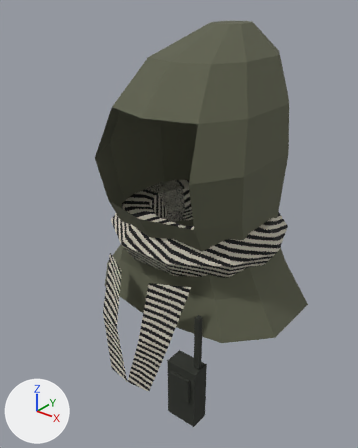
The glTF model assets/models/operators/recon-pack.glb as it was, and as the next commit left it.
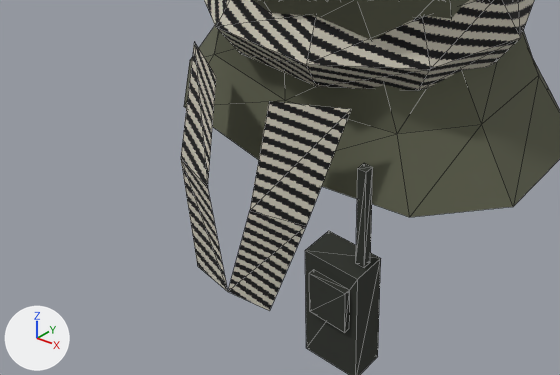
There are two pictures of each version: one whole from a camera (50 mm lens) standing at (0.483, -0.672, 1.926) and looking at (-0.045, -0.011, 1.516), one close up on the part from 3% to 84% of the width and 52% to 95% of the height. The axes (+X, +Y, +Z) are drawn at lower left. The lights are the same throughout. The older version's two pictures come first. The close-ups show mesh edges as thin lines. Where no turn or scale is listed for an object, it has been applied to the vertices.

The older version as bpy lines, for what is in view:
```python
me_sk_recon_hood = bpy.data.meshes.new('SK_Recon_Hood')
me_sk_recon_hood.from_pydata(...)  # 79 vertices, 140 faces; spans x -0.197..0.197, y -0.168..0.154, z 1.4..1.868
me_sk_recon_hood.materials.append(mat_m_hood)  # dark yellow #5d5f4c
me_sk_recon_radio = bpy.data.meshes.new('SK_Recon_Radio')
me_sk_recon_radio.from_pydata(...)  # a box spanning x 0.099..0.151, y -0.22..-0.19, z 1.302..1.407; a box spanning x 0.107..0.143, y -0.225..-0.219, z 1.352..1.392; a box spanning x 0.141..0.149, y -0.209..-0.201, z 1.41..1.5
me_sk_recon_radio.materials.append(mat_m_radio)  # black #2b2e27
me_sk_recon_scarf = bpy.data.meshes.new('SK_Recon_Scarf')
me_sk_recon_scarf.from_pydata(...)  # 71 vertices, 128 faces; spans x -0.165..0.165, y -0.212..0.135, z 1.3..1.567
me_sk_recon_scarf.materials.append(mat_m_scarf)  # picture img_t_houndstooth
ob_sk_recon_hood = bpy.data.objects.new('SK_Recon_Hood', me_sk_recon_hood)
ob_sk_recon_hood.location = (0.0, 0.0, 0.0)
ob_sk_recon_radio = bpy.data.objects.new('SK_Recon_Radio', me_sk_recon_radio)
ob_sk_recon_radio.location = (0.0, 0.0, 0.0)
ob_sk_recon_scarf = bpy.data.objects.new('SK_Recon_Scarf', me_sk_recon_scarf)
ob_sk_recon_scarf.location = (0.0, 0.0, 0.0)
```
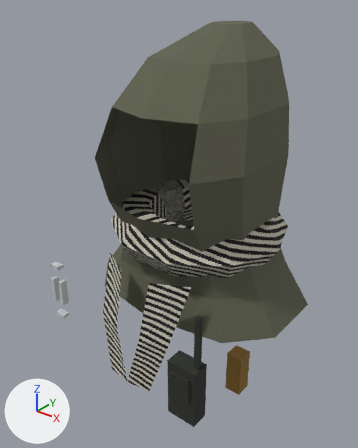
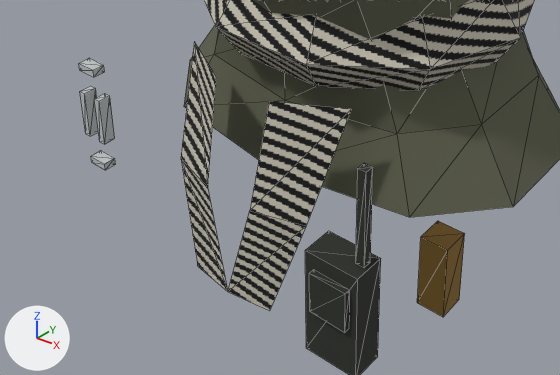
The change, as a list of edits to the scene's bpy script:
```text
Add mat_m_carabiner:
    mat_m_carabiner = principled_material('M_Carabiner')
    mat_m_carabiner.base_color = (0.539, 0.578, 0.591)  # light grey #c2c8ca
    mat_m_carabiner.roughness = 0.92
Add mat_m_canister:
    mat_m_canister = principled_material('M_Canister')
    mat_m_canister.base_color = (0.254, 0.144, 0.0273)  # brown #8a6a2e
    mat_m_canister.roughness = 0.92
Add me_sk_recon_carabiner:
    me_sk_recon_carabiner.from_pydata(...)  # a box spanning x -0.1535..-0.1465, y -0.234..-0.222, z 1.417..1.463; a box spanning x -0.1335..-0.1265, y -0.234..-0.222, z 1.417..1.463; a box spanning x -0.15..-0.13, y -0.234..-0.222, z 1.4865..1.4935; a box spanning x -0.15..-0.13, y -0.234..-0.222, z 1.3865..1.3935
    me_sk_recon_carabiner.materials.append(mat_m_carabiner)  # light grey #c2c8ca
Add me_sk_recon_canister:
    me_sk_recon_canister.from_pydata(...)  # a box spanning x -0.02..0.02, y 0.145..0.185, z 1.005..1.115; a box spanning x -0.01..0.01, y 0.155..0.175, z 1.175..1.195; a box spanning x -0.017..0.017, y 0.158..0.172, z 1.209..1.221
    me_sk_recon_canister.materials.append(mat_m_canister)  # brown #8a6a2e
Add ob_sk_recon_carabiner:
    ob_sk_recon_carabiner = bpy.data.objects.new('SK_Recon_Carabiner', me_sk_recon_carabiner)
    ob_sk_recon_carabiner.location = (0.0, 0.0, 0.0)
Add ob_sk_recon_canister:
    ob_sk_recon_canister = bpy.data.objects.new('SK_Recon_Canister', me_sk_recon_canister)
    ob_sk_recon_canister.location = (0.0, 0.0, 0.0)
```

Boxes [x1, y1, x2, y2] around the edits, measured in the close-ups (560 x 375 px):
'SK_Recon_Canister', added (brown)
    after: [417, 221, 465, 317]
'SK_Recon_Carabiner', added
    after: [79, 58, 115, 170]
